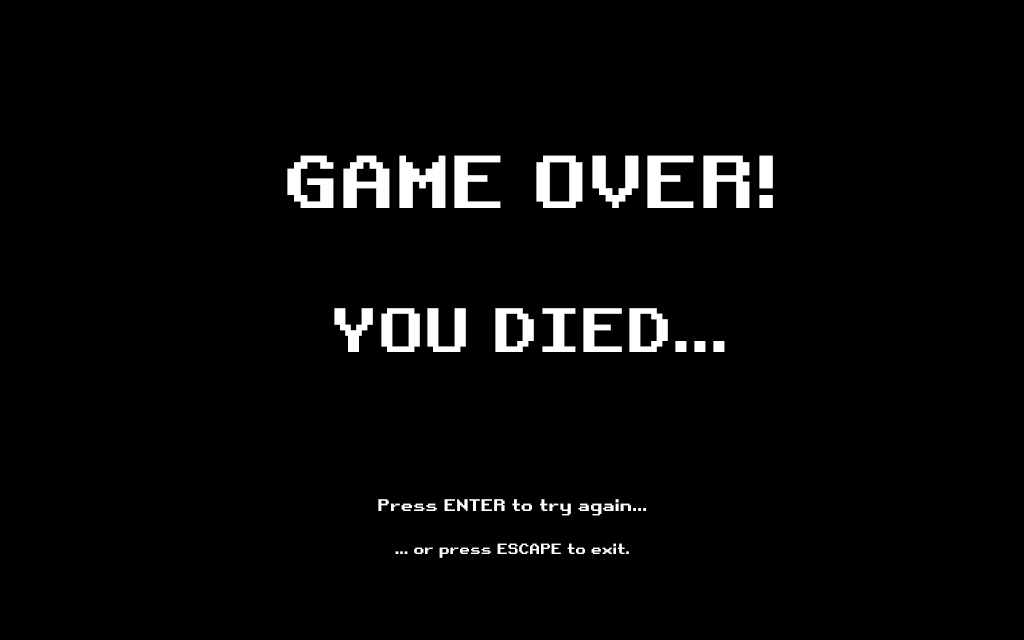
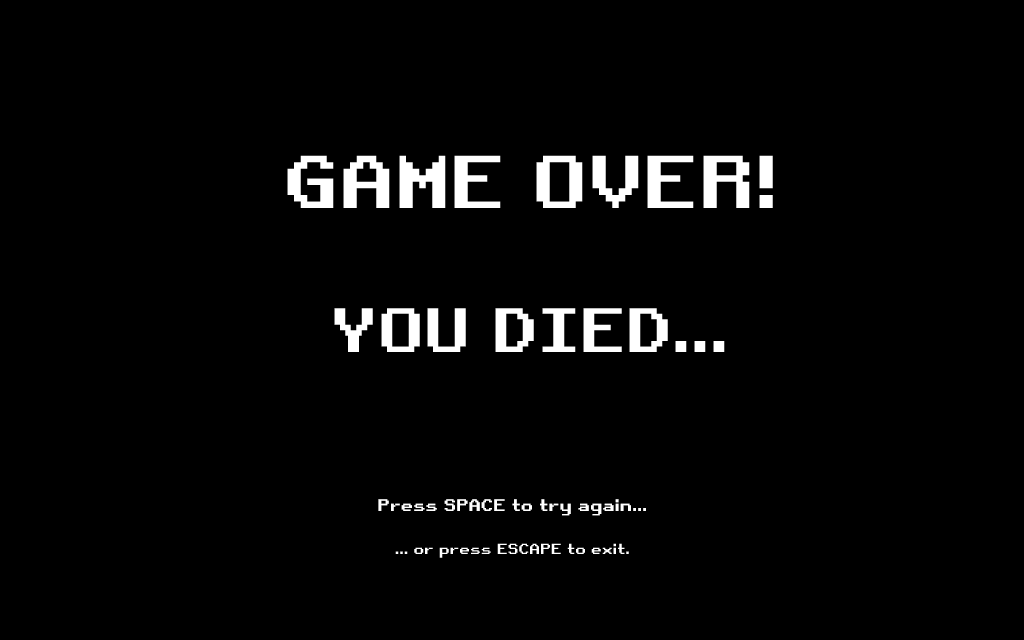
Comparing the layer stacks of the two 1024x640 images. Changes:
renamed "Press ENTER to try again..." to "Press SPACE to try again...", painted on it over (387, 499, 621, 516)
